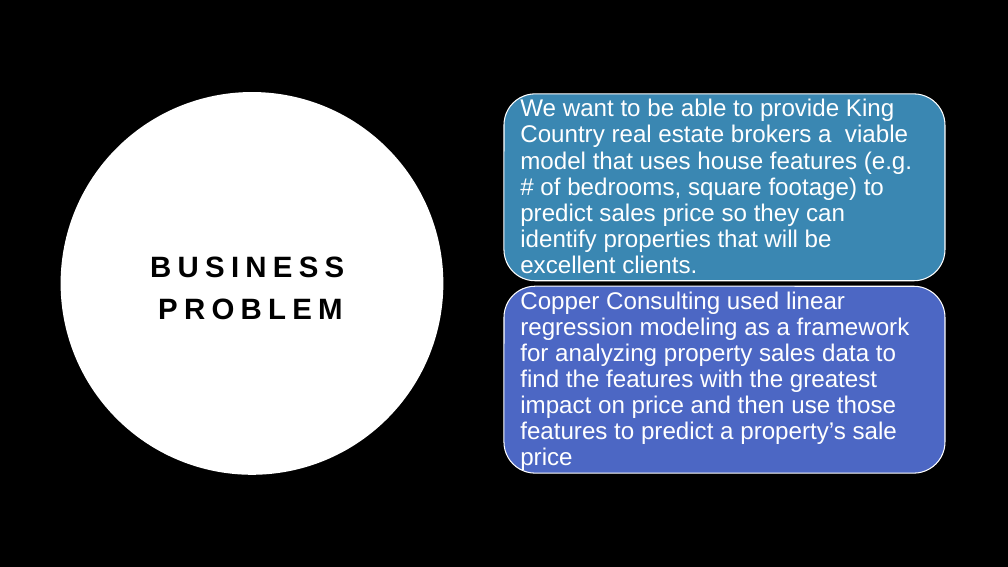
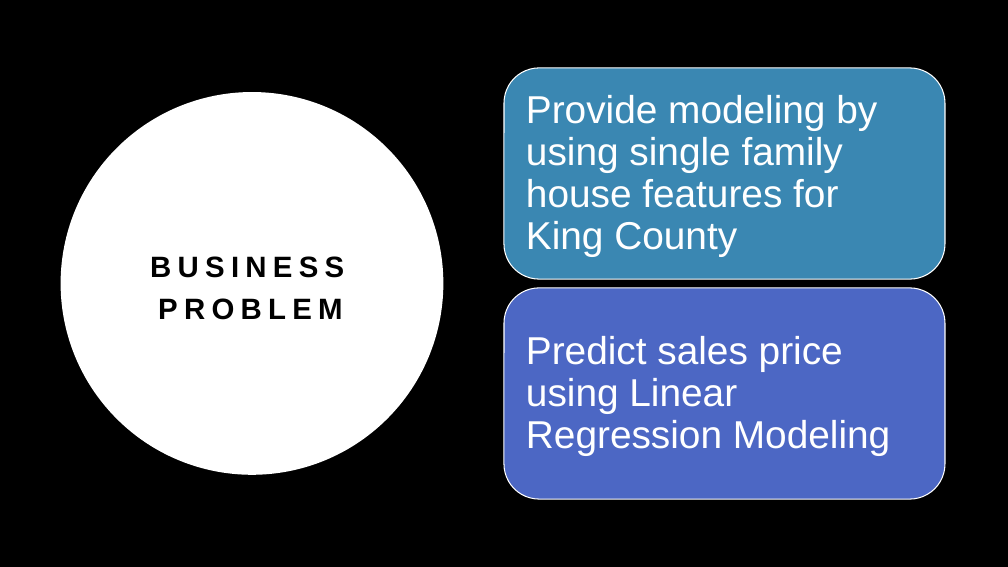
Before and after one commit to Shoemaker703/home_sales_analysis_project, a slide deck: slide 2 of Kings County HousIng Price Analysis.pptx. Drawn at 1008x567 pixels with LibreOffice and Linux fonts; fonts in the diff are those of the drawing. Boxes give left, top, right and bottom in pixels: in the first picture for what was removed or moved away, otherwise in the second. Text is boxed around its words. In the diff, an @@ line names an element or a change of style, - is before the commit and + after.

Commit message:
Add pdf of presentation deck & updated pwr pt deck

```diff
--- a/Kings County HousIng Price Analysis.pptx
+++ b/Kings County HousIng Price Analysis.pptx
@@ rounded rectangle resized from (x1=504, y1=94, x2=945, y2=281) to (x1=504, y1=68, x2=945, y2=279) @@
@@ text removed at (x1=520, y1=97, x2=912, y2=279) @@
-We want to be able to provide King Country real estate brokers a viable model that uses house features (e.g. # of bedrooms, square footage) to predict sales price so they can identify properties that will be excellent clients.
@@ text added at (x1=526, y1=95, x2=877, y2=256), 37 pt, text #FFFFFF @@
+Provide modeling by using single family house features for King County
@@ rounded rectangle resized from (x1=504, y1=287, x2=945, y2=473) to (x1=504, y1=288, x2=945, y2=499) @@
@@ text removed at (x1=520, y1=289, x2=910, y2=471) @@
-Copper Consulting used linear regression modeling as a framework for analyzing property sales data to find the features with the greatest impact on price and then use those features to predict a property’s sale price
@@ text added at (x1=526, y1=336, x2=890, y2=455), 37 pt, text #FFFFFF @@
+Predict sales price using Linear Regression Modeling
```
Also in this commit, not shown: 8 other slides changed, 1 slide removed, 1 other file.
